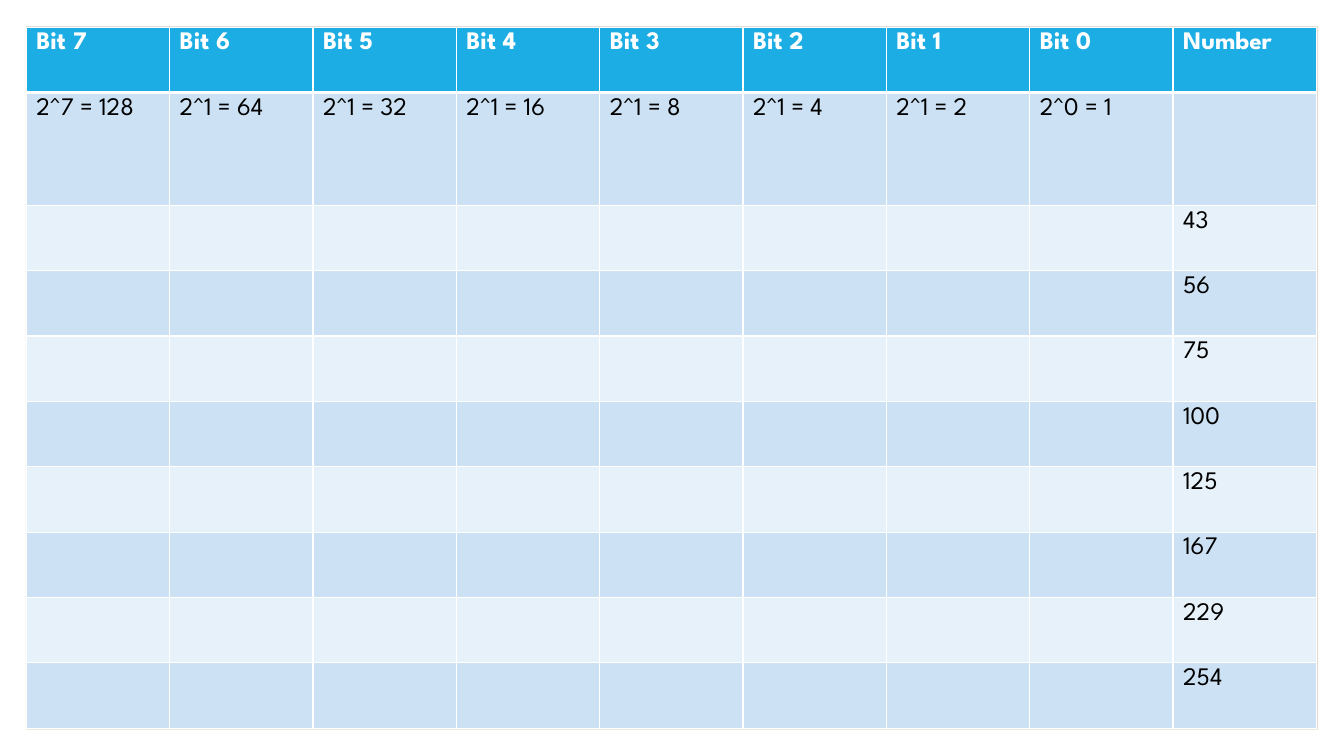
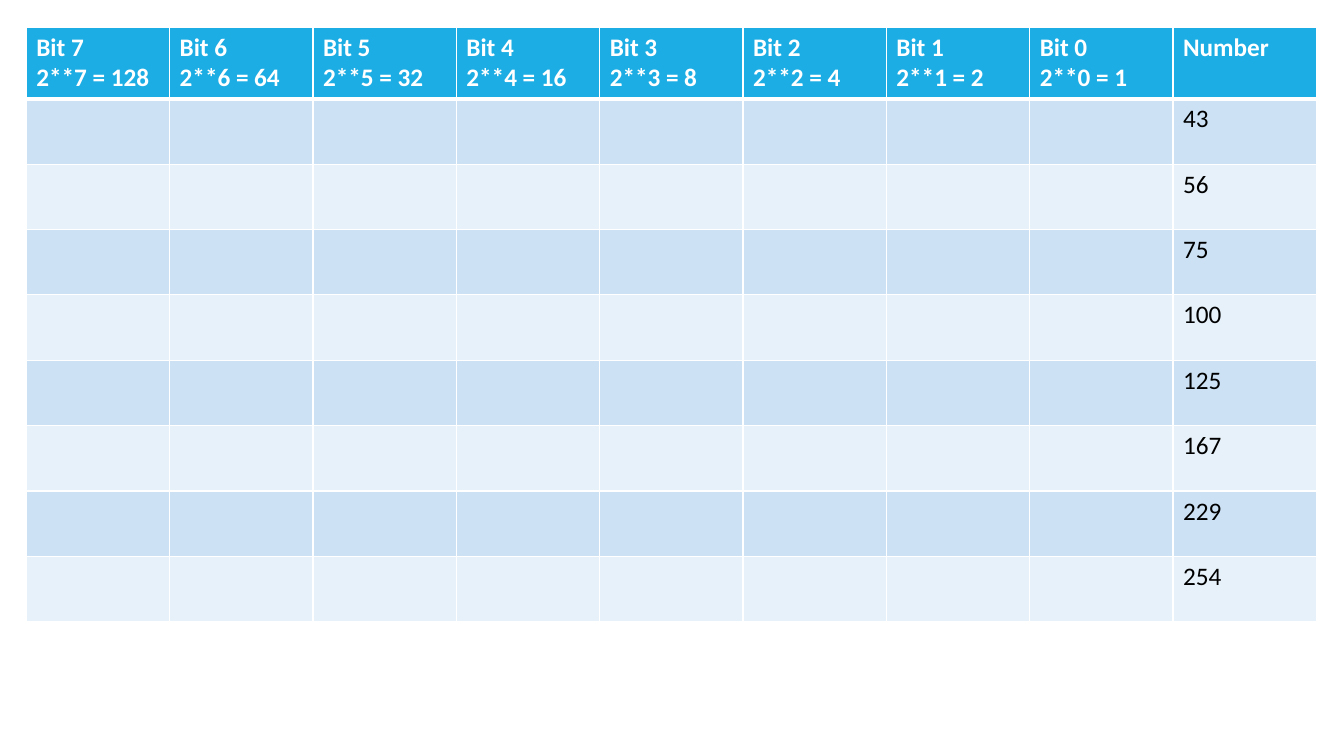
Before and after one commit to uday87j/teach_python, a slide deck: slide 3 of fundamentals/3-Binary Numbers, Opertions.pptx. Drawn at 1344x756 pixels with LibreOffice and Linux fonts; fonts in the diff are those of the drawing. Boxes give left, top, right and bottom in pixels: in the first picture for what was removed or moved away, otherwise in the second. Text is boxed around its words. In the diff, an @@ line names an element or a change of style, - is before the commit and + after.

```diff
--- a/fundamentals/3-Binary Numbers, Opertions.pptx
+++ b/fundamentals/3-Binary Numbers, Opertions.pptx
@@ table at (26, 27, 1315, 621) @@
-row 1: Bit 7 | Bit 6 | Bit 5 | Bit 4 | Bit 3 | Bit 2 | Bit 1 | Bit 0 | Number
-row 2: 2^7 = 128 | 2^1 = 64 | 2^1 = 32 | 2^1 = 16 | 2^1 = 8 | 2^1 = 4 | 2^1 = 2 | 2^0 = 1 | 
+row 1: Bit 7 / 2**7 = 128 | Bit 6 / 2**6 = 64 | Bit 5 / 2**5 = 32 | Bit 4 / 2**4 = 16 | Bit 3 / 2**3 = 8 | Bit 2 / 2**2 = 4 | Bit 1 / 2**1 = 2 | Bit 0 / 2**0 = 1 | Number
@@ rectangle removed at (26, 26, 1319, 730) @@
```
Also in this commit, not shown: 8 other slides changed, 3 slides added, 2 other files.
